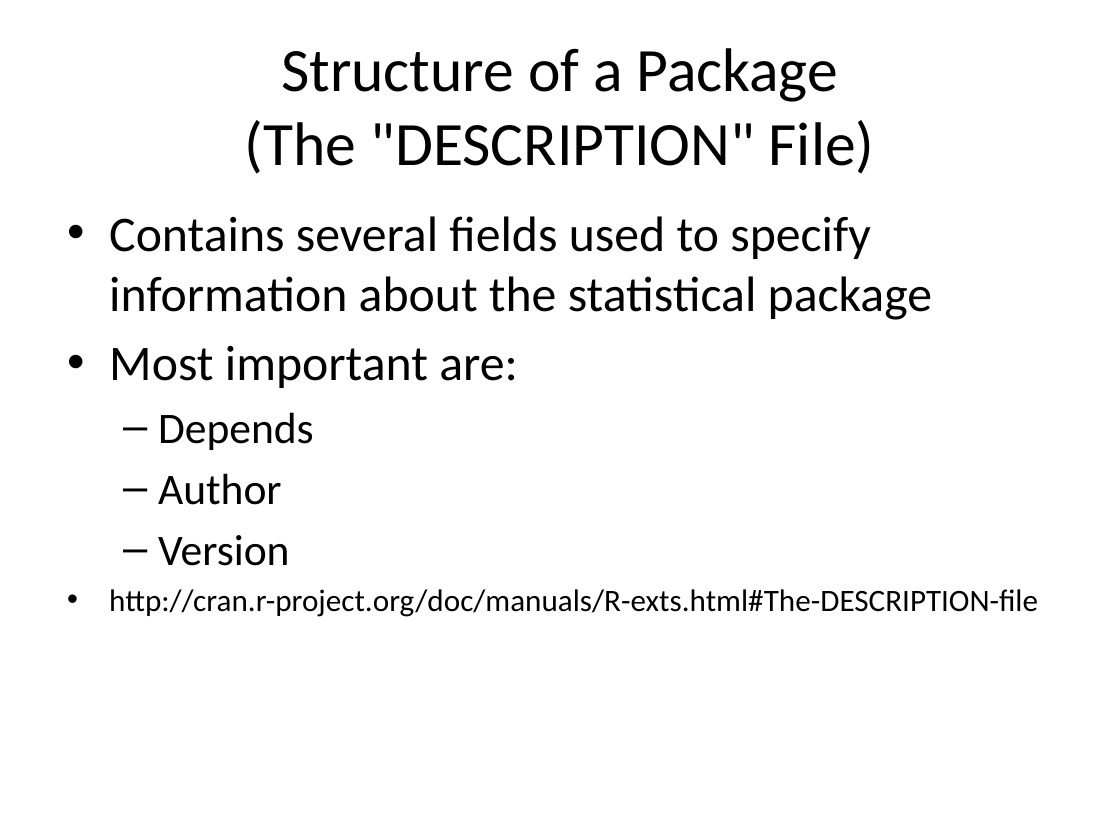
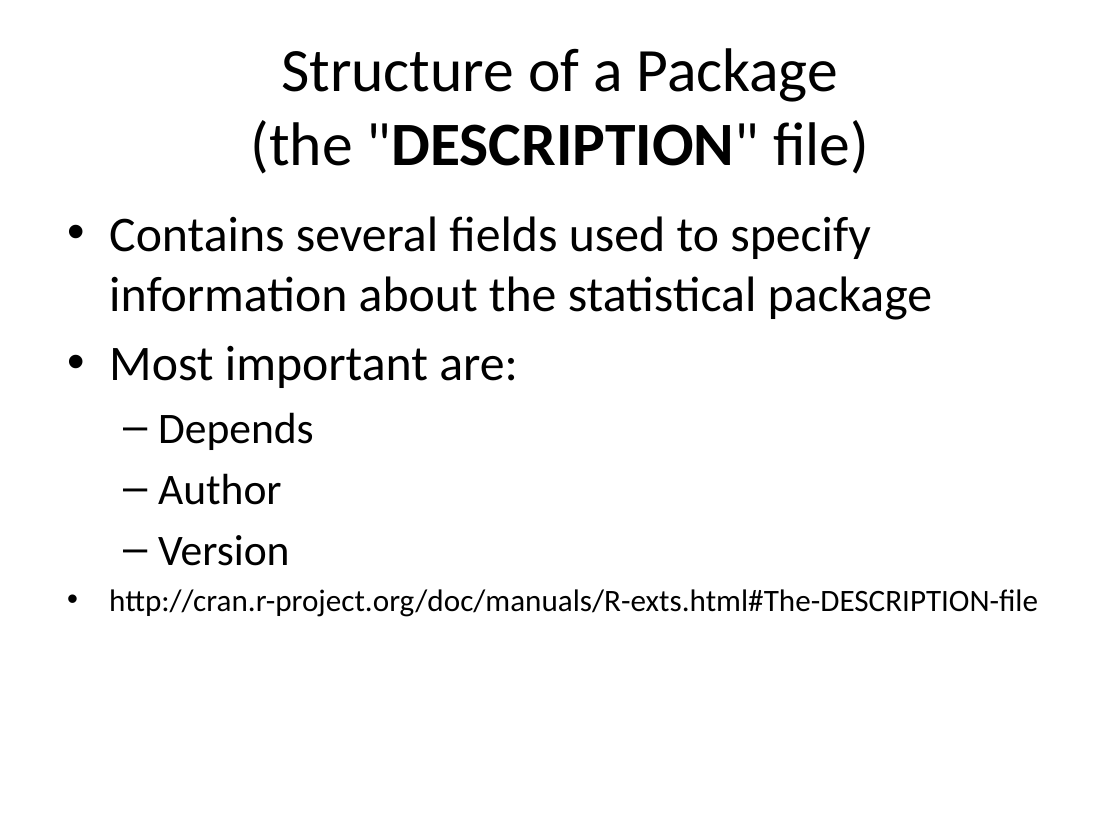
Before and after one commit to IQSS/Zelig4-Documentation, a slide deck: slide 8 of January-Class/Zelig4_zelig2.pptx (slide 32 before the commit). Drawn at 1120x840 pixels with LibreOffice and Linux fonts; fonts in the diff are those of the drawing. Boxes give left, top, right and bottom in pixels: in the first picture for what was removed or moved away, otherwise in the second. Text is boxed around its words. In the diff, an @@ line names an element or a change of style, - is before the commit and + after.

```diff
--- a/January-Class/Zelig4_zelig2.pptx
+++ b/January-Class/Zelig4_zelig2.pptx
@@ title at [251,48,869,174]: text changed @@
-Structure of a Package
-(The "DESCRIPTION" File)
+Structure of a Package
+(the "DESCRIPTION" file)
```
Also in this commit, not shown: 13 other slides changed, 6 slides added, 6 slides removed.
